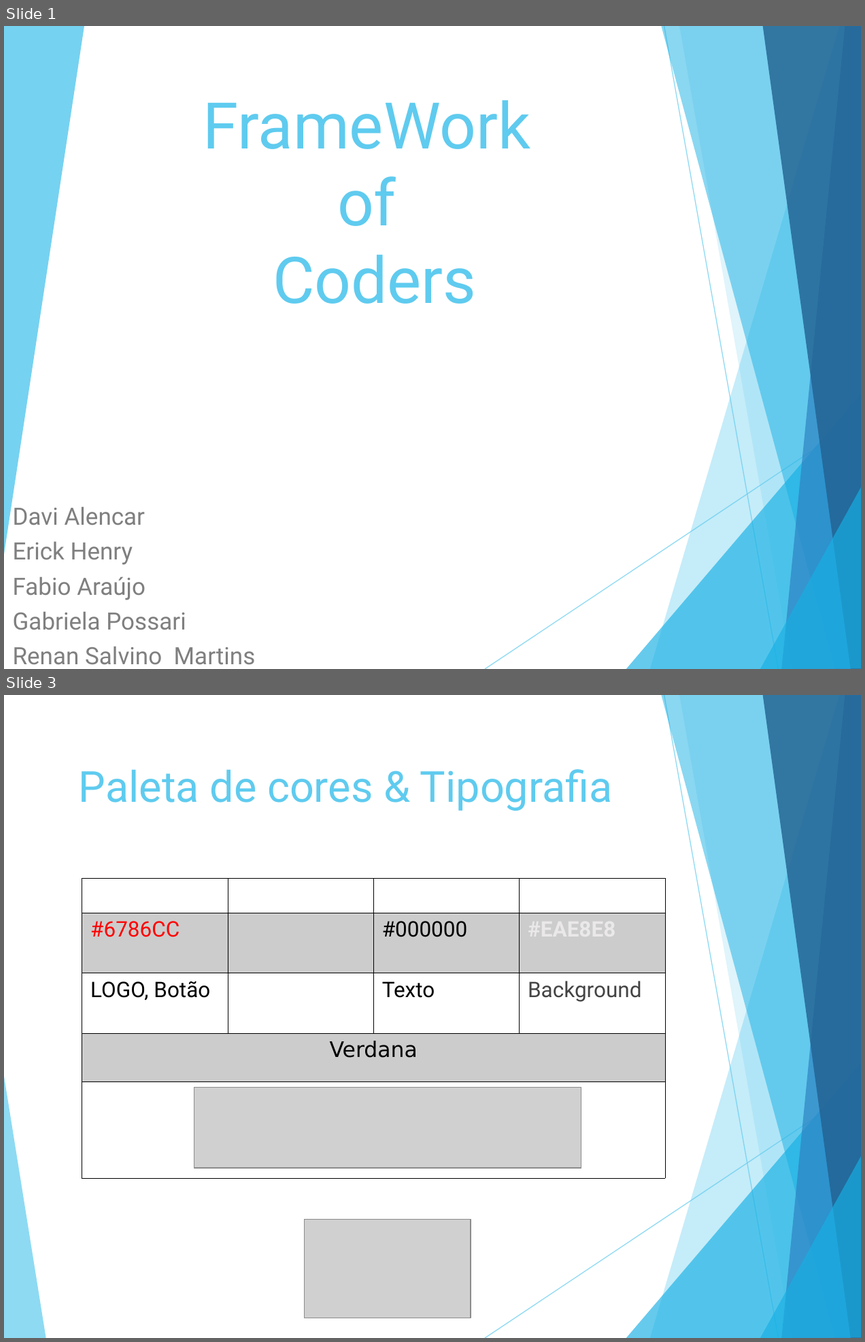
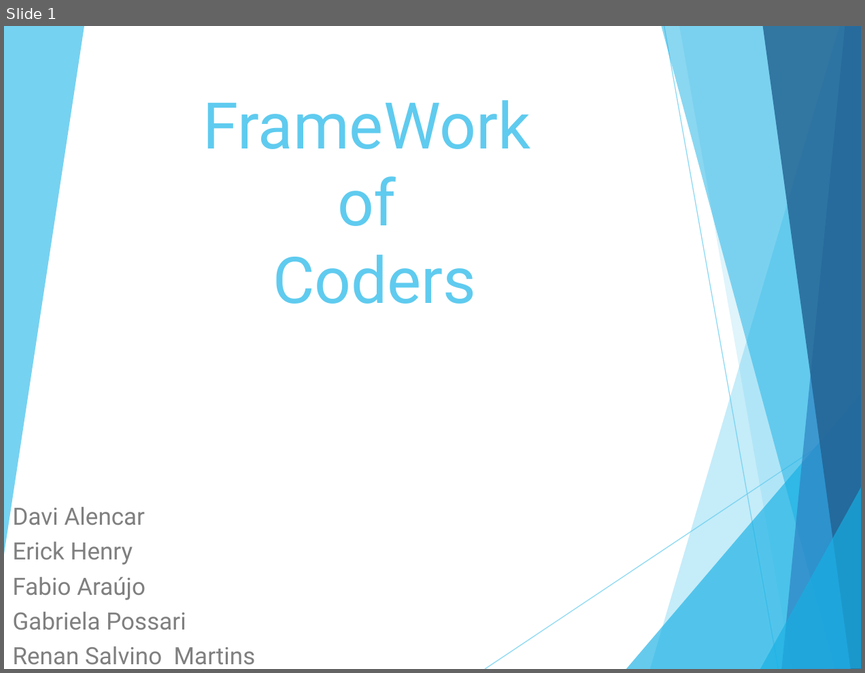
Before and after one commit to renansalvino/GoVagas, a slide deck: DesignGOVagas/FrameWork_of_Coders.ppt. Shown one above the other, each under a label of ours: slides 1 and 3 before the commit, slide 1 after it; the slides between them are not shown. The pictures are 865x1342 and 865x673 pixels, drawn with LibreOffice and Linux fonts; fonts in the diff are those of the drawing; grey boxes stand for pictures. Boxes give left, top, right and bottom in pixels: in the first picture for what was removed or moved away, otherwise in the second. Text is boxed around its words. In the diff, an @@ line names an element or a change of style, - is before the commit and + after.

Commit message:
Paleta de cores & Tipografia

```diff
--- a/DesignGOVagas/FrameWork_of_Coders.ppt
+++ b/DesignGOVagas/FrameWork_of_Coders.ppt
@@ slide 3 removed at bbox=[4, 695, 861, 1338], background #FFFFFF; not listed: 9 template elements that a slide beside it also shows @@
@@ title removed at bbox=[79, 769, 613, 811] @@
-Paleta de cores & Tipografia
@@ table removed at bbox=[82, 879, 664, 1177], 5 rows, 4 columns @@
- |  |  | 
-#6786CC |  | #000000 | #EAE8E8
-LOGO, Botão |  | Texto | Background
-Verdana |  |  | 
- |  |  | 
@@ freeform shape removed at bbox=[4, 1071, 46, 1338] @@
@@ picture removed at bbox=[194, 1087, 581, 1167] @@
@@ picture removed at bbox=[304, 1219, 470, 1317] @@
```
Also in this commit, not shown: 1 slide changed, 2 slides added, 1 other file.
